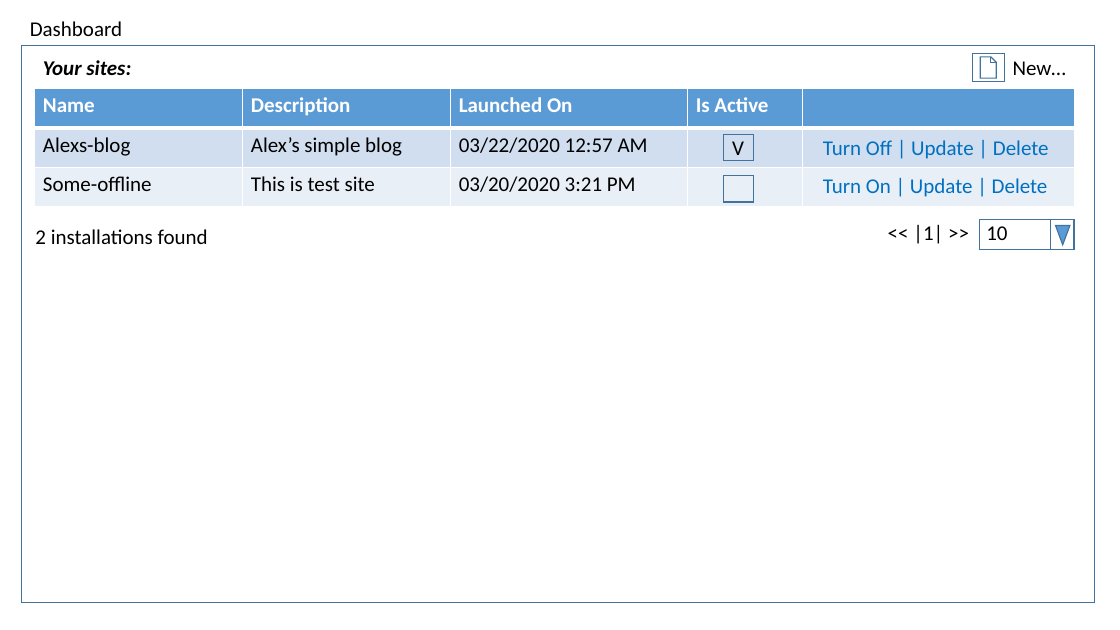
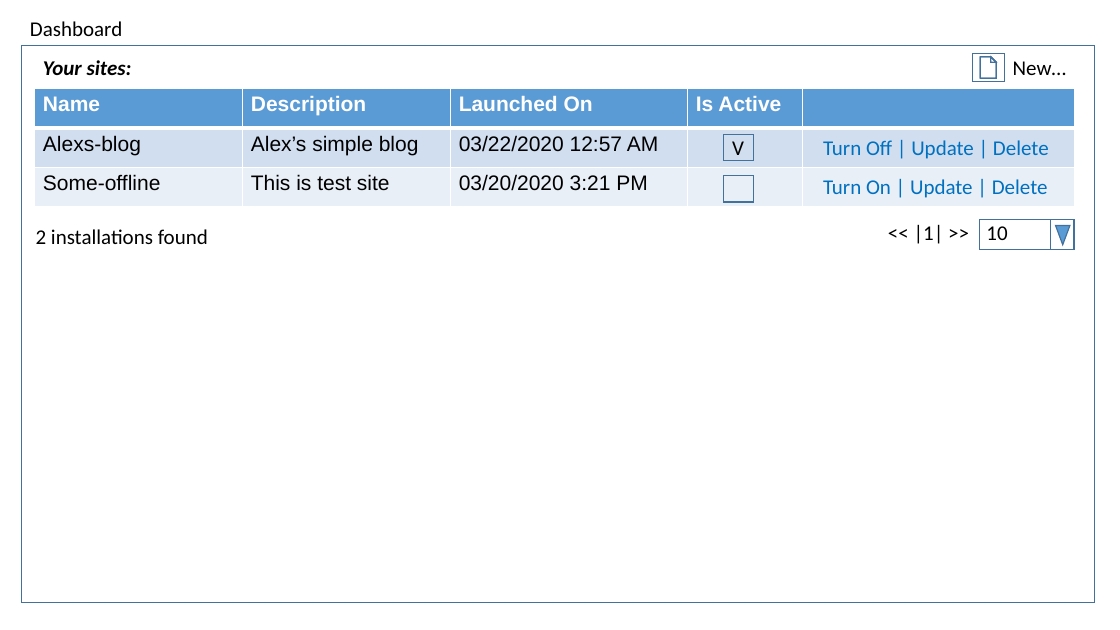
Before and after one commit to AlexanderFlanchik/AvsHost, a slide deck: slide 9 of Specs.pptx. Drawn at 1120x630 pixels with LibreOffice and Linux fonts; fonts in the diff are those of the drawing. Boxes give left, top, right and bottom in pixels: in the first picture for what was removed or moved away, otherwise in the second. Text is boxed around its words. In the diff, an @@ line names an element or a change of style, - is before the commit and + after.

```diff
--- a/Specs.pptx
+++ b/Specs.pptx
@@ rectangle at bbox=[22, 45, 1095, 603]: outline #43739E 1 pt to #42719B 1 pt @@
@@ action button document removed at bbox=[972, 53, 1004, 82] @@
@@ freeform shape added at bbox=[972, 53, 1004, 82], outline #42719B 1 pt @@
@@ table at bbox=[34, 88, 1075, 364] @@
@@ fill #D2DEEF to #D0DEEF in row 2 @@
@@ fill #EAEFF7 to #E9EFF7 in row 3 @@
@@ font Calibri to Arial @@
```
Also in this commit, not shown: 19 other slides changed, 13 slides added, 1 other file.
